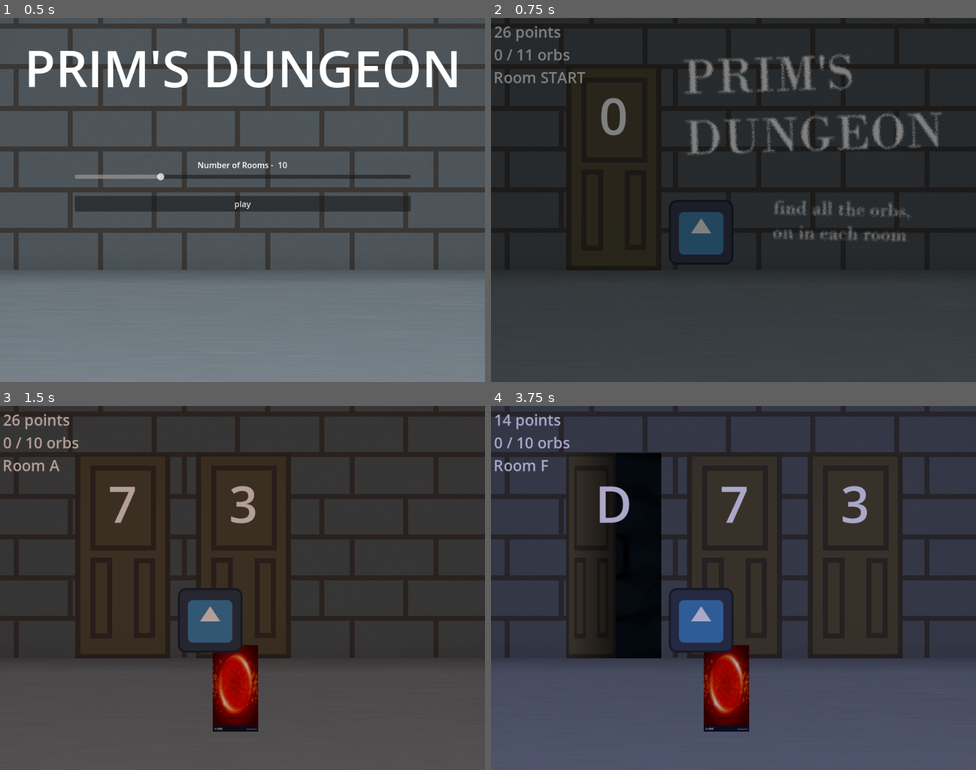
Above: before the commit, frames 1-4 (two rows, left to right).
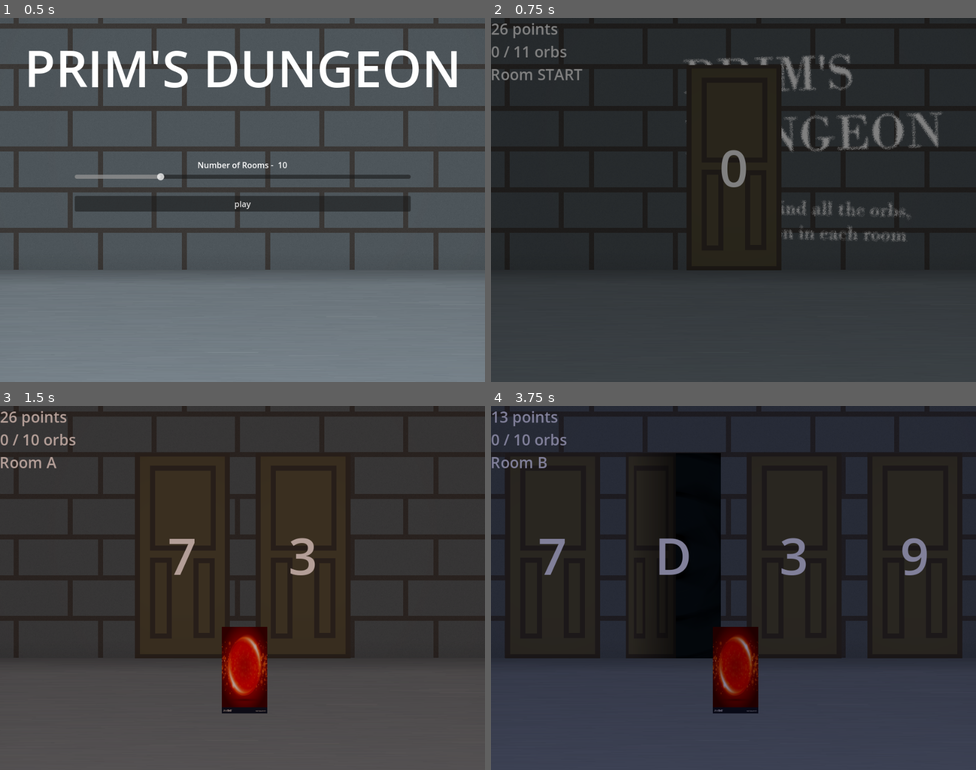
Above: after the commit, the same moments.

Repository: DasParijat/Prims-Dungeon
Game: Godot game, scene res://Home Menu/home_menu.tscn
Same seed, same stepped clock (60 frames per second), same inputs: the game is played once before the commit and once after it. The engine's default icon, where the game draws it, is replaced by a stand-in: a white triangle on a blue panel in a dark square.
Inputs:
- Up to frame 1 (0.5 s): no input
- Up to frame 2 (0.75 s): click "play" at 0.5 s
- Up to frame 3 (1.5 s): click "efef" at 1.25 s
- Up to frame 4 (3.75 s): click "efef" at 2 s; click "efef" at 2.75 s; click "efef" at 3.5 s

Frame 1 is identical in both runs. In frame 2, 4.5% of the frame differs, in the area x 0-60%, y 1-70%; in frame 3, 9.2%; in frame 4, 34%, in the area x 0-100%, y 1-100%.

Commit message:
Reorganized game scene
Changed the positioning of game scene elements to be more flexible with control nodes.

Diff:
--- a/Door/door.tscn
+++ b/Door/door.tscn
@@ -9,24 +9,54 @@
 
 [node name="Door" type="Button"]
 self_modulate = Color(0, 0, 0, 0)
-offset_right = 188.0
-offset_bottom = 406.0
+anchors_preset = 8
+anchor_left = 0.5
+anchor_top = 0.5
+anchor_right = 0.5
+anchor_bottom = 0.5
+offset_left = -94.0
+offset_top = -203.0
+offset_right = 94.0
+offset_bottom = 203.0
+grow_horizontal = 2
+grow_vertical = 2
 text = "efef"
 script = ExtResource("1_sjux2")
 
 [node name="TextureRect" type="TextureRect" parent="."]
-layout_mode = 0
-offset_right = 40.0
-offset_bottom = 40.0
+layout_mode = 1
+anchors_preset = 8
+anchor_left = 0.5
+anchor_top = 0.5
+anchor_right = 0.5
+anchor_bottom = 0.5
+offset_left = -94.0
+offset_top = -203.0
+offset_right = 94.0
+offset_bottom = 203.0
+grow_horizontal = 2
+grow_vertical = 2
 texture = ExtResource("1_siode")
 
 [node name="CenterContainer" type="CenterContainer" parent="."]
 layout_mode = 0
-offset_right = 188.0
-offset_bottom = 200.0
+offset_top = -86.0
+offset_right = 49.0
+offset_bottom = 35.0
 
-[node name="Cost" type="Label" parent="CenterContainer"]
-layout_mode = 2
+[node name="Cost" type="Label" parent="."]
+layout_mode = 1
+anchors_preset = 8
+anchor_left = 0.5
+anchor_top = 0.5
+anchor_right = 0.5
+anchor_bottom = 0.5
+offset_left = -24.5
+offset_top = -60.5
+offset_right = 24.5
+offset_bottom = 60.5
+grow_horizontal = 2
+grow_vertical = 2
 theme_override_fonts/font = SubResource("SystemFont_2frai")
 theme_override_font_sizes/font_size = 100
 text = "9"
--- a/Door/door_scene.gd
+++ b/Door/door_scene.gd
@@ -1,8 +1,9 @@
 extends Control
+class_name DoorScene
 
 @onready var button : Button = $"."
 @onready var texture : TextureRect = $TextureRect
-@onready var cost : Label = $CenterContainer/Cost
+@onready var cost : Label = $Cost
 
 @onready var door : Door
 @onready var cur_room : Room
--- a/Game/Game Menu/pause_menu.tscn
+++ b/Game/Game Menu/pause_menu.tscn
@@ -15,7 +15,6 @@
 script = ExtResource("1_0kagn")
 
 [node name="Menu" type="Control" parent="."]
-visible = false
 layout_mode = 1
 anchors_preset = 15
 anchor_right = 1.0
--- a/Game/game.gd
+++ b/Game/game.gd
@@ -1,7 +1,7 @@
-extends Node2D
+extends Node
 
 @onready var color_modulate : CanvasModulate = $Room/Background/ColorModulate
-@onready var door_container : HBoxContainer = $Room/DoorContainer
+@onready var door_container : HBoxContainer = $Room/MarginContainer/DoorContainer
 @onready var background: TextureRect = $Room/Background
 @onready var points_label : Label = $PointsLabel
 @onready var orb : TextureButton = $Room/Orb
--- a/Game/game.tscn
+++ b/Game/game.tscn
@@ -13,64 +13,76 @@
 font = SubResource("SystemFont_ho0eh")
 font_size = 30
 
-[node name="Game" type="Node2D"]
-position = Vector2(480, 360)
+[node name="Game" type="Control"]
+layout_mode = 3
+anchors_preset = 15
+anchor_right = 1.0
+anchor_bottom = 1.0
+grow_horizontal = 2
+grow_vertical = 2
 script = ExtResource("1_v2p7b")
 MIN_ROOMS = 5
 MAX_ROOMS = 5
 
 [node name="Room" type="Control" parent="."]
-layout_mode = 3
-anchors_preset = 0
-offset_right = 40.0
-offset_bottom = 40.0
+layout_mode = 1
+anchors_preset = 8
+anchor_left = 0.5
+anchor_top = 0.5
+anchor_right = 0.5
+anchor_bottom = 0.5
+grow_horizontal = 2
+grow_vertical = 2
 
 [node name="Background" type="TextureRect" parent="Room"]
-layout_mode = 0
-offset_left = -480.0
-offset_top = -360.0
-offset_right = 480.0
-offset_bottom = 360.0
+layout_mode = 1
+anchors_preset = 15
+anchor_right = 1.0
+anchor_bottom = 1.0
+grow_horizontal = 2
+grow_vertical = 2
 texture = ExtResource("1_k8ln2")
 
 [node name="ColorModulate" type="CanvasModulate" parent="Room/Background"]
 
-[node name="DoorContainer" type="HBoxContainer" parent="Room"]
+[node name="MarginContainer" type="MarginContainer" parent="Room"]
 layout_mode = 1
-anchors_preset = 7
-anchor_left = 0.5
-anchor_top = 1.0
-anchor_right = 0.5
+anchors_preset = 15
+anchor_right = 1.0
 anchor_bottom = 1.0
-offset_left = -351.0
-offset_top = -307.0
-offset_right = 166.0
-offset_bottom = -276.0
+offset_top = -65.0
+offset_bottom = 65.0
 grow_horizontal = 2
-grow_vertical = 0
+grow_vertical = 2
+theme_override_constants/margin_bottom = 130
+
+[node name="DoorContainer" type="HBoxContainer" parent="Room/MarginContainer"]
+layout_mode = 2
 theme_override_constants/separation = 200
 
 [node name="Orb" type="TextureButton" parent="Room"]
 visible = false
 layout_mode = 0
-offset_left = -59.0
-offset_top = 113.0
-offset_right = 241.0
-offset_bottom = 437.0
+offset_left = -50.0
+offset_top = 75.0
+offset_right = 250.0
+offset_bottom = 399.0
 scale = Vector2(0.298918, 0.528075)
+pivot_offset = Vector2(13.3816, 3.78735)
 texture_normal = ExtResource("3_dfmax")
 
 [node name="LightOverlay" type="PointLight2D" parent="Room"]
 texture = ExtResource("2_37ubt")
 
 [node name="PointsLabel" type="Label" parent="."]
-offset_left = -474.0
-offset_top = -354.0
-offset_right = -357.0
-offset_bottom = -317.0
+layout_mode = 1
+offset_right = 117.0
+offset_bottom = 37.0
 text = "30 Points"
 label_settings = SubResource("LabelSettings_nm3xk")
 
 [node name="pause_menu" parent="." instance=ExtResource("2_ilt8h")]
+visible = false
+layout_mode = 1
 
 [connection signal="pressed" from="Room/Orb" to="." method="_on_orb_pressed"]
--- a/project.godot
+++ b/project.godot
@@ -10,10 +10,11 @@
 
 [application]
 
-config/name="Prim's Dungeon"
+config/name="GameJamSpring2025"
 run/main_scene="res://Home Menu/home_menu.tscn"
 config/features=PackedStringArray("4.3", "Forward Plus")
-config/icon="res://Assets/Images/Room/DungeonRoomBackground.png"
+config/icon="res://icon.svg"
+config/main_scene="res://Game/game.tscn"
 
 [autoload]
 
